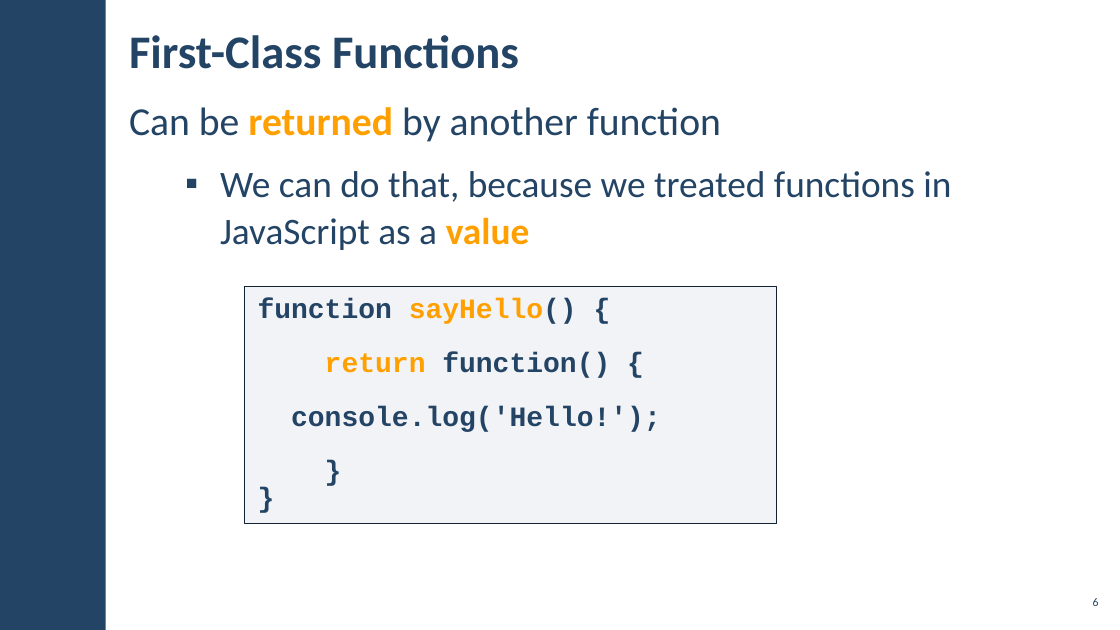
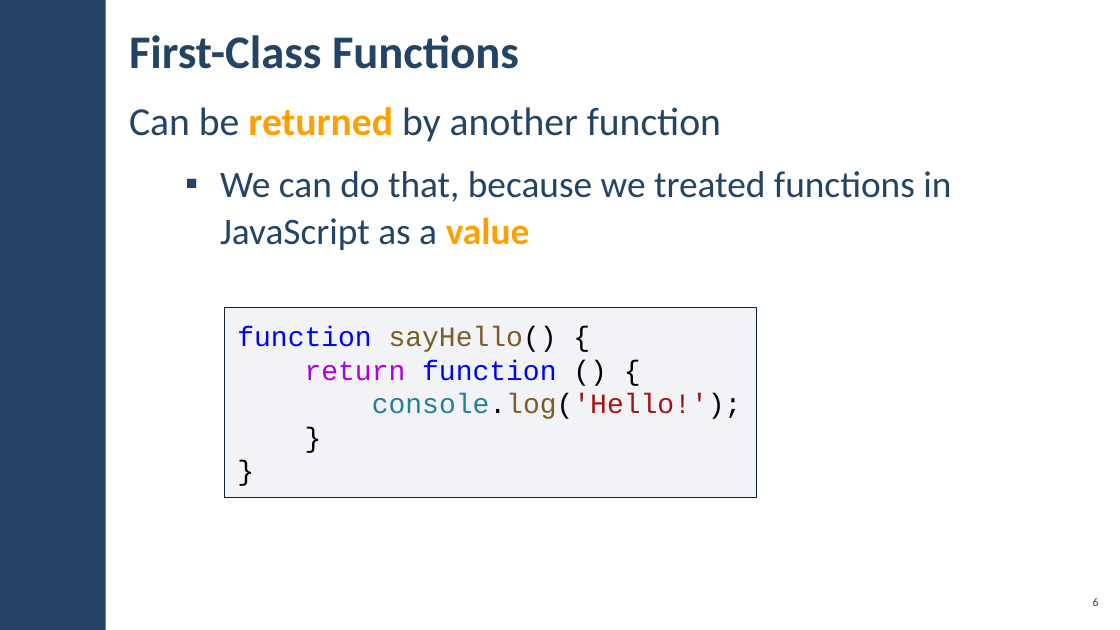
Before and after one commit to ErayErol/Software-University-Courses, a slide deck: slide 6 of JS Advanced - 2019.09.16/04. Advanced Functions/LAB/JS-Advanced-Advanced-Functions.pptx. Drawn at 1120x630 pixels with LibreOffice and Linux fonts; fonts in the diff are those of the drawing; background and template pictures are left out. Boxes give left, top, right and bottom in pixels: in the first picture for what was removed or moved away, otherwise in the second. Text is boxed around its words. In the diff, an @@ line names an element or a change of style, - is before the commit and + after.

```diff
--- a/JS Advanced - 2019.09.16/04. Advanced Functions/LAB/JS-Advanced-Advanced-Functions.pptx
+++ b/JS Advanced - 2019.09.16/04. Advanced Functions/LAB/JS-Advanced-Advanced-Functions.pptx
@@ rectangle "function sayHello() {": place and size @@
-rectangle "function sayHello() {" at (245,287,776,523)
+rectangle "function sayHello() {" at (224,308,756,497)
@@ text in rectangle at (237,326,742,419): text colour #234465 to #0000FF in "function"; text colour #FFA000 to #795E26 in "sayHello()"; text colour #234465 to #000000 in "sayHello() {", "console.log('Hello!');", "}", "}"; bold off in "function sayHello() {", "console.log('Hello!');", "}", "}"; text colour #234465 to #267F99, text colour #234465 to #795E26, text colour #234465 to #A31515 in "console.log('Hello!');"; line spacing 0.8 to 1 @@
@@ text in rectangle at (305,360,556,381): text changed; text colour #234465 to #0000FF; bold off @@
-return function() {
+return function () {
```
Also in this commit, not shown: 14 other slides changed, 6 slides added, 20 slides removed, 3 other files.
